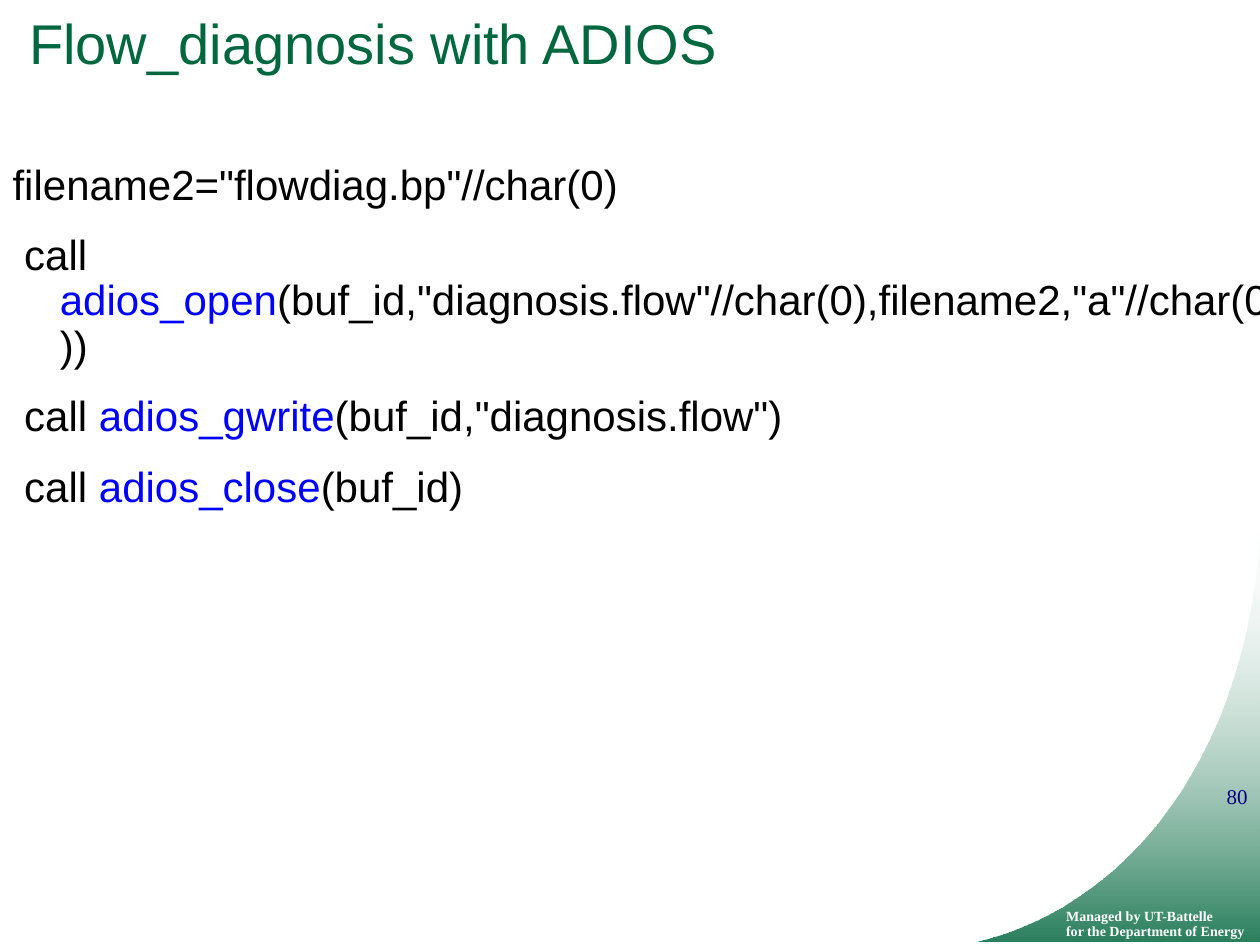
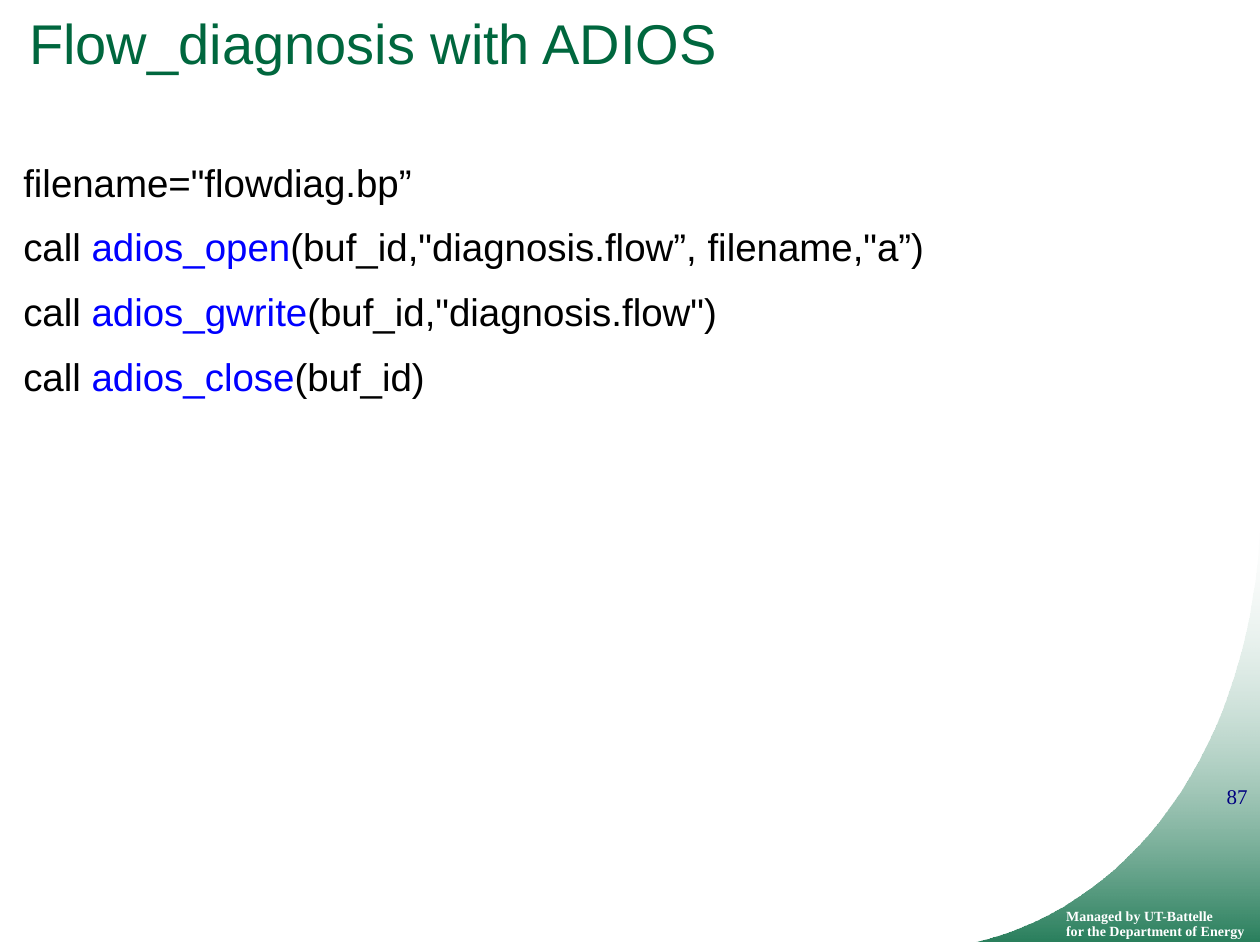
Before and after one commit to ornladios/ADIOS, a slide deck: slide 87 of tutorial/adios_api_scidac_tutorial.pptx (slide 80 before the commit). Drawn at 1260x945 pixels with LibreOffice and Linux fonts; fonts in the diff are those of the drawing; background and template pictures are left out. Boxes give left, top, right and bottom in pixels: in the first picture for what was removed or moved away, otherwise in the second. Text is boxed around its words. In the diff, an @@ line names an element or a change of style, - is before the commit and + after.

```diff
--- a/tutorial/adios_api_scidac_tutorial.pptx
+++ b/tutorial/adios_api_scidac_tutorial.pptx
@@ text at (23,169,924,269): text changed; size 24 to 22 pt @@
-filename2="flowdiag.bp"//char(0)
-call adios_open(buf_id,"diagnosis.flow"//char(0),filename2,"a"//char(0))
+filename="flowdiag.bp”
+call adios_open(buf_id,"diagnosis.flow”, filename,"a”)
@@ text at (23,298,717,398): size 24 to 22 pt in "call adios_gwrite(buf_id,"diagnosis.flow")", "call adios_close(buf_id)"; less space between paragraphs @@
@@ page number at (1227,790,1248,804): text changed @@
-80
+87
```
Also in this commit, not shown: 28 other slides changed, 17 slides added, 5 slides removed.
